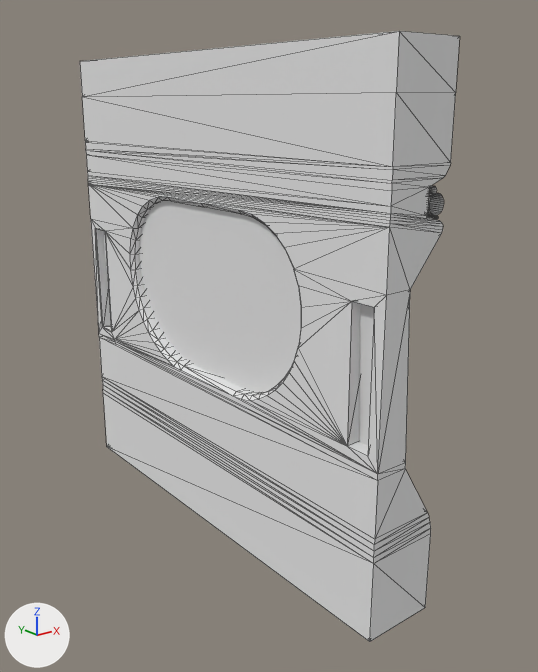
Renders of the FBX model models/env/WindowWall_01b.fbx from each side of a commit.
Rendered twice from a camera (50 mm lens) standing at (-1.114, -0.953, 1.161) and looking at (0.102, 0.566, 0.553). Lighting does not change. The marker at lower left points along +X, +Y and +Z. Mesh edges are drawn as thin lines. Where no turn or scale is listed for an object, it has been applied to the vertices.

Names of what the first picture shows: 'Glass.001', 'WindowWall_01b'.
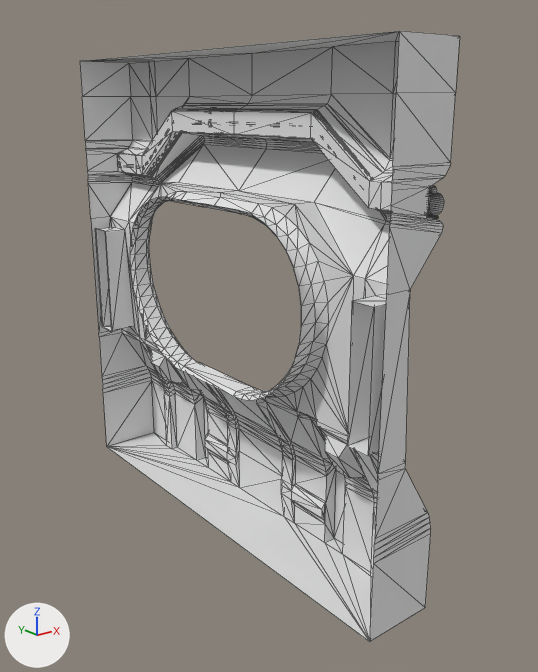
Boxes (x1, y1, x2, y2) around the edits, measured in the pictures (538 x 672 px):
```json
{"object": "Glass.001", "change": "deleted", "before": [103, 201, 374, 445]}
{"part": 1, "of": "me_windowwall_01b", "change": "deleted", "before": [80, 31, 399, 642]}
```

The change, as JSON lines over the scene's bpy script:
```json
{"block": "me_windowwall_01b", "where": "# used by ob_windowwall_01b; location = (0.0, 0.0, 0.0)"}
{"op": "remove", "block": "me_windowwall_01b", "code": "me_windowwall_01b.from_pydata(...)  # 1289 vertices, 2440 faces; spans x -0.06..0.167, y 0.0..1.28, z 0.0..1.28"}
{"op": "add", "block": "me_windowwall_01b", "code": "me_windowwall_01b.from_pydata(...)  # 1285 vertices, 2335 faces; spans x -0.06..0.167, y 0.0..1.28, z 0.0..1.28"}
{"block": "me_windowwall_01b", "change": "me_windowwall_01b part 1"}
{"block": "me_windowwall_01b", "change": "4 vertices are removed from x -0.06, y 1.156..1.167, z 0.412..0.426"}
{"block": "me_windowwall_01b", "change": "105 faces are deleted"}
{"op": "remove", "block": "ob_glass_001", "code": ["ob_glass_001 = bpy.data.objects.new('Glass.001', me_glass_001)", "ob_glass_001.location = (0.0, 0.0, 0.0)"]}
```
